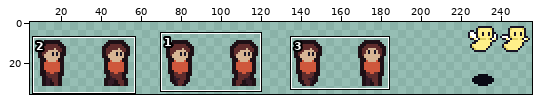
File history of a pixel-art file, Sprites/Player.aseprite. The picture above shows the old version from afar; the outline marks the close-up.
Close-up. The starting point:
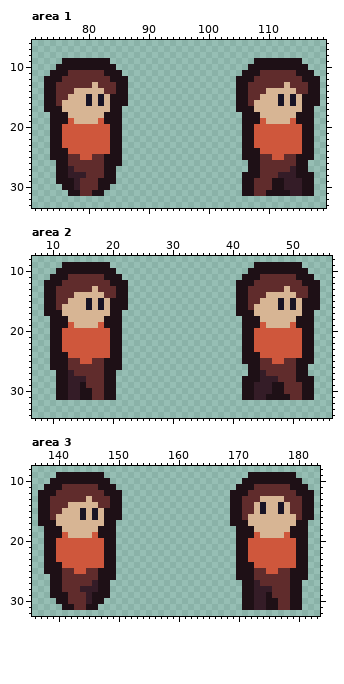
256x64 pixels, 1 frame. Shown: area 1: x 71..119, y 6..33; area 2: x 7..56, y 8..34; area 3: x 136..183, y 8..32. The wide view leaves out empty margins.
Once edited:
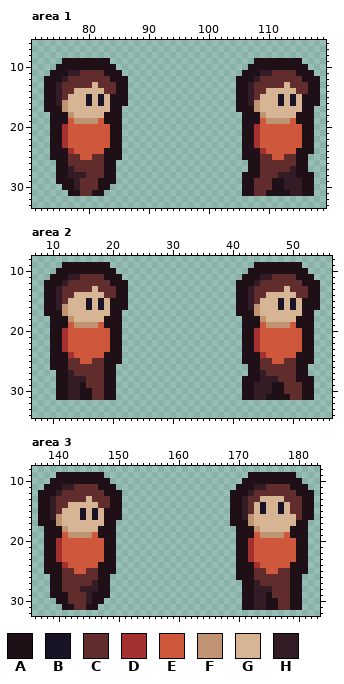
Palette (. is transparent): A #1e1016  B #181425  C #602c2c  D #a53030  E #cf573c  F #c09473  G #d7b594  H #341c27
Diff:
--- area 1
@@ x 71..119 @@
 10 ....AAAAAAAAAA......................AAAAAAAAAA...
-11 ...AAACCCCCCAAA....................AAACCCCCCAAA..
-12 ..AAACCCCCCCCAAA..................AAACCCCCCCCAAA.
-13 ..AACCCCCCGCCCAA..................AACCCCCCGCCCAA.
-14 ..AACCCGGGGGCCAA..................AACCCGGGGGCCAA.
-15 ..AACCGGGBGBGAAA..................AACCGGGBGBGAAA.
-16 ..AACGGGGBGBGAAA..................AACGGGGBGBGAAA.
-17 ..AAAGGGGGGGGAA...................AAAGGGGGGGGAA..
-18 ...AAAGGGGGGAAA....................AAAGGGGGGAAA..
-19 ...AAAEGGGGEAAA....................AAAEGGGGEAAA..
-20 ...AAEEEEEEEEAA....................AAEEEEEEEEAA..
-21 ...AAEEEEEEEEAA....................AAEEEEEEEEAA..
-22 ...AAEEEEEEEEAA....................AAEEEEEEEEAA..
-23 ...AAEEEEEEEEAA....................AAEEEEEEEEAA..
-24 ...AAAEEEEEEEAA....................AAAEEEEEEEAA..
-25 ...AAACCEECCAAA....................AAACCEECCAAA..
-26 ....AACCCCCCAAA.....................AACCCCCCAA...
+11 ...AAAHHCCCCAAA....................AAAHHCCCCAAA..
+12 ..AAAHCCCCCCCAAA..................AAAHCCCCCCCAAA.
+13 ..AAHCCCCCGCCCAA..................AAHCCCCCGCCCAA.
+14 ..AAHCCGGGGGCCAA..................AAHCCGGGGGCCAA.
+15 ..AAHCGGGBGBGAAA..................AAHCGGGBGBGAAA.
+16 ..AAHFGGGBGBGAAA..................AAHFGGGBGBGAAA.
+17 ..AAAFGGGGGGGAA...................AAAFGGGGGGGAA..
+18 ...AAAFGGGGGAAA....................AAAFGGGGGAAA..
+19 ...AAAEFFFFEAAA....................AAAEFFFFEAAA..
+20 ...AADEEEEEEEAA....................AADEEEEEEEAA..
+21 ...AADEEEEEEEAA....................AADEEEEEEEAA..
+22 ...AADEEEEEEEAA....................AADEEEEEEEAA..
+23 ...AADEEEEEEEAA....................AADEEEEEEEAA..
+24 ...AAADEEEEEAAA....................AAADEEEEEAAA..
+25 ...AAACCEECCAAA....................AAACCEECCAA...
+26 ....AACCCCCCAA......................AACCCCCCAA...
 27 ....AAHCCCCCAA......................AACCCCCHAA...
--- area 2
@@ x 7..56 @@
 10 ....AAAAAAAAAA......................AAAAAAAAAA....
-11 ...AAACCCCCCAAA....................AAACCCCCCAAA...
-12 ..AAACCCCCCCCAAA..................AAACCCCCCCCAAA..
-13 ..AACCCCCCGCCCAA..................AACCCCCCGCCCAA..
-14 ..AACCCGGGGGCCAA..................AACCCGGGGGCCAA..
-15 ..AACCGGGBGBGAAA..................AACCGGGBGBGAAA..
-16 ..AACGGGGBGBGAAA..................AACGGGGBGBGAAA..
-17 ..AAAGGGGGGGGAA...................AAAGGGGGGGGAA...
-18 ...AAAGGGGGGAAA....................AAAGGGGGGAAA...
-19 ...AAAEGGGGEAAA....................AAAEGGGGEAAA...
-20 ...AAEEEEEEEEAA....................AAEEEEEEEEAA...
-21 ...AAEEEEEEEEAA....................AAEEEEEEEEAA...
-22 ...AAEEEEEEEEAA....................AAEEEEEEEEAA...
-23 ...AAEEEEEEEEAA....................AAEEEEEEEEAA...
-24 ...AAAEEEEEEEAA....................AAAEEEEEEEAA...
+11 ...AAAHHCCCCAAA....................AAAHHCCCCAAA...
+12 ..AAAHCCCCCCCAAA..................AAAHCCCCCCCAAA..
+13 ..AAHCCCCCGCCCAA..................AAHCCCCCGCCCAA..
+14 ..AAHCCGGGGGCCAA..................AAHCCGGGGGCCAA..
+15 ..AAHCGGGBGBGAAA..................AAHCGGGBGBGAAA..
+16 ..AAHFGGGBGBGAAA..................AAHFGGGBGBGAAA..
+17 ..AAAFGGGGGGGAA...................AAAFGGGGGGGAA...
+18 ...AAAFGGGGGAAA....................AAAFGGGGGAAA...
+19 ...AAAEFFFFEAAA....................AAAEFFFFEAAA...
+20 ...AADEEEEEEEAA....................AADEEEEEEEAA...
+21 ...AADEEEEEEEAA....................AADEEEEEEEAA...
+22 ...AADEEEEEEEAA....................AADEEEEEEEAA...
+23 ...AADEEEEEEEAA....................AADEEEEEEEAA...
+24 ...AAADEEEEEAAA....................AAADEEEEEAAA...
 25 ...AAACCEECCAAA....................AAACCEECCAAA...
-26 ...AAACCCCCCAAA.....................AACCCCCCAA....
+26 ...AAACCCCCCAA......................AACCCCCCAA....
 27 ....AAHCCCCCAA......................AAHCCCCCAA....
--- area 3
@@ x 136..183 @@
 10 ...AAAAAAAAAA......................AAAAAAAAAA...
-11 ..AAACCCCCCAAA....................AAACCCCCCAAA..
-12 .AAACCCCCCCCAAA..................AAACCCCCCCCAAA.
-13 .AACCCCCCGCCCAA..................AACCCGGGGCCCAA.
-14 .AACCCGGGGGCCAA..................AACCGBGGBGCCAA.
-15 .AACCGGGBGBGAAA..................AACCGBGGBGCCAA.
-16 .AACGGGGBGBGAAA..................AACGGGGGGGGCAA.
-17 .AAAGGGGGGGGAA...................AAAGGGGGGGGAA..
-18 ..AAAGGGGGGAAA....................AAAGGGGGGAAA..
-19 ..AAAEGGGGEAAA....................AAAEGGGGEAAA..
-20 ..AAEEEEEEEEAA....................AAEEEEEEEEAA..
-21 ..AAEEEEEEEEAA....................AAEEEEEEEEAA..
-22 ..AAEEEEEEEEAA....................AAEEEEEEEEAA..
-23 ..AAEEEEEEEEAA....................AAEEEEEEEEAA..
-24 ..AAAEEEEEEEAA....................AAAEEEEEEEAA..
+11 ..AAAHHCCCCAAA....................AAAHHCCCCAAA..
+12 .AAAHCCCCCCCAAA..................AAAHCCCCCCCAAA.
+13 .AAHCCCCCGCCCAA..................AAHCCGGGGCCCAA.
+14 .AAHCCGGGGGCCAA..................AAHCGBGGBGCCAA.
+15 .AAHCGGGBGBGAAA..................AAHCGBGGBGCCAA.
+16 .AAHFGGGBGBGAAA..................AAHFGGGGGGGCAA.
+17 .AAAFGGGGGGGAA...................AAAFGGGGGGGAA..
+18 ..AAAFGGGGGAAA....................AAAFGGGGGAAA..
+19 ..AAAEFFFFEAAA....................AAAEFFFFEAAA..
+20 ..AADEEEEEEEAA....................AADEEEEEEEAA..
+21 ..AADEEEEEEEAA....................AADEEEEEEEAA..
+22 ..AADEEEEEEEAA....................AADEEEEEEEAA..
+23 ..AADEEEEEEEAA....................AADEEEEEEEAA..
+24 ..AAADEEEEEAAA....................AAADEEEEEAAA..
 25 ..AAACCEECCAAA....................AAACCEECCAAA..
-26 ...AACCCCCCAAA....................AAACCCCCCAAA..
+26 ...AACCCCCCAA.....................AAACCCCCCAA...
 27 ...AACCCCCHAA......................AAHCCCCCAA...
